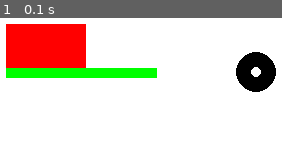
Above: before the commit, frame 1.
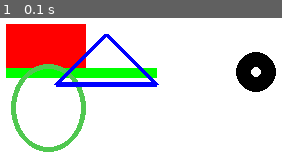
Above: after the commit, the same moment.

Repository: EricWithC04/pygame-practice
Game: pygame game, started from index.py
The game is run twice, just before and just after one commit, with the same random seed, the same clock (stepped at 60 frames per second) and the same inputs.
Inputs:
- Up to frame 1 (0.1 s): no input

The runs differ from the first frame. In frame 1, 5.3% of the frame differs, in the area x 3-57%, y 11-96%.

Commit message:
superposition

Diff:
--- a/index.py
+++ b/index.py
@@ -19,6 +19,11 @@
 pygame.draw.line(SCREEN, colors["green"], (50, 88), (200, 88), 10)
 pygame.draw.circle(SCREEN, colors["black"], (300, 88), 20, 15)
 
+pygame.draw.ellipse(SCREEN, (80, 200, 80), (55, 80, 75, 88), 5)
+
+points = [(100, 100), (200, 100), (150, 50)]
+pygame.draw.polygon(SCREEN, colors["blue"], points, 5)
+
 while True:
     for event in pygame.event.get():
         if event.type == QUIT:
